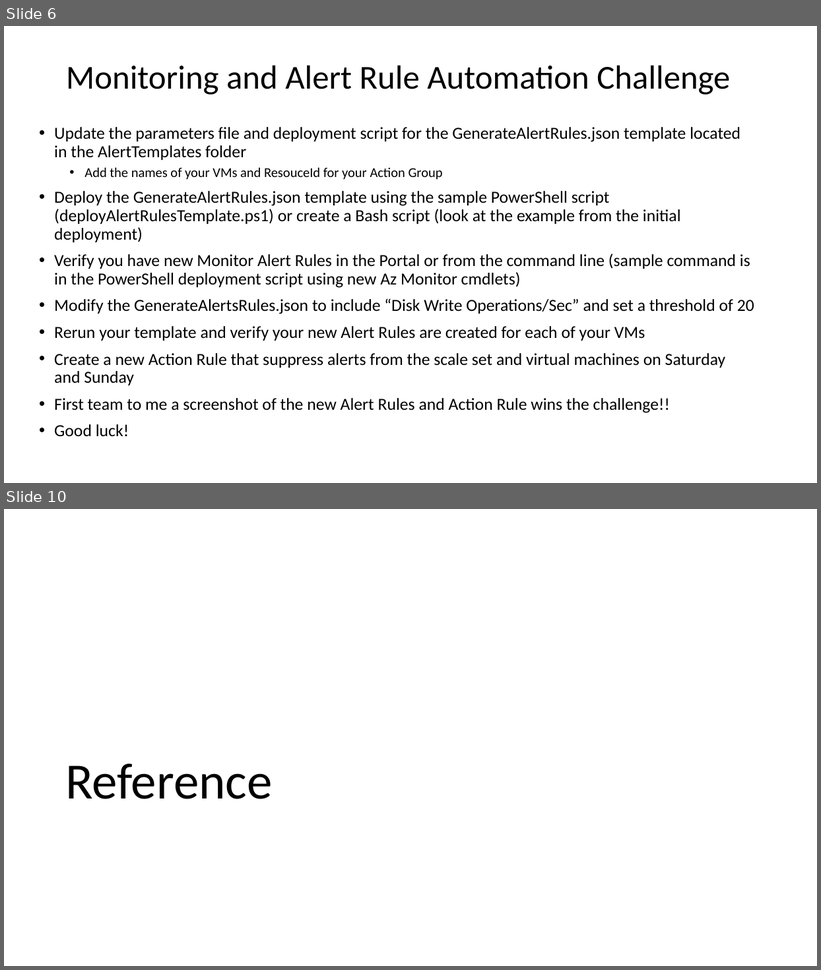
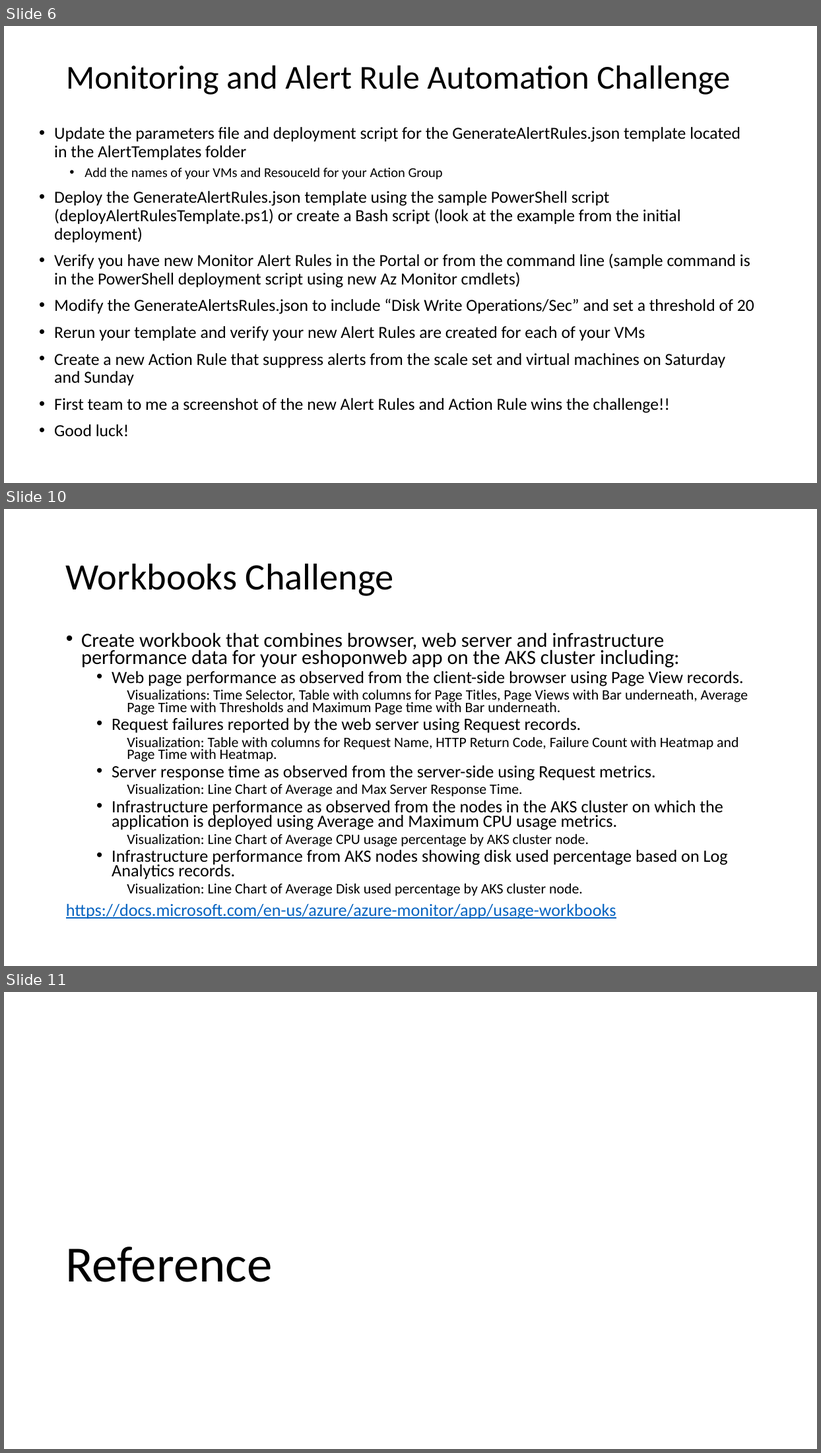
Before and after one commit to rkuehfus/pre-ready-2019-H1, a slide deck: Student/Guides/Challenges.pptx. Shown one above the other, each under a label of ours: slides 6 and 10 before the commit, slides 6, 10 and 11 after it; the slides between them are not shown. The pictures are 821x970 and 821x1453 pixels, drawn with LibreOffice and Linux fonts; fonts in the diff are those of the drawing. Boxes give left, top, right and bottom in pixels: in the first picture for what was removed or moved away, otherwise in the second. Text is boxed around its words. In the diff, an @@ line names an element or a change of style, - is before the commit and + after.

Commit message:
Adding Workbooks Challenge
Adding new Workbooks Challenge that can completed in addition to or instead of Grafana integration challenge.
Updated version of App Insights SDK mentioned to 2.12 in App Insights Challenge.

```diff
--- a/Student/Guides/Challenges.pptx
+++ b/Student/Guides/Challenges.pptx
@@ slide 10 added at box(4, 509, 817, 966), background #FFFFFF @@
@@ title added at box(66, 563, 394, 596), 44 pt, text #000000 @@
+Workbooks Challenge
@@ text added at box(66, 632, 748, 920), 20.4 pt, text #000000 @@
+• Create workbook that combines browser, web server and infrastructure performance data for your eshoponweb app on the AKS cluster including:
+  • Web page performance as observed from the client-side browser using Page View records.
+    Visualizations: Time Selector, Table with columns for Page Titles, Page Views with Bar underneath, Average Page Time with Thresholds and Maximum Page time with Bar underneath.
+  • Request failures reported by the web server using Request records.
+    Visualization: Table with columns for Request Name, HTTP Return Code, Failure Count with Heatmap and Page Time with Heatmap.
+  • Server response time as observed from the server-side using Request metrics.
+    Visualization: Line Chart of Average and Max Server Response Time.
+  • Infrastructure performance as observed from the nodes in the AKS cluster on which the application is deployed using Average and Maximum CPU usage metrics.
+    Visualization: Line Chart of Average CPU usage percentage by AKS cluster node.
+  • Infrastructure performance from AKS nodes showing disk used percentage based on Log Analytics records.
+    Visualization: Line Chart of Average Disk used percentage by AKS cluster node.
+https://docs.microsoft.com/en-us/azure/azure-monitor/app/usage-workbooks
@@ what was slide 10 is now slide 11 @@
```
Also in this commit, not shown: 4 slides changed.
